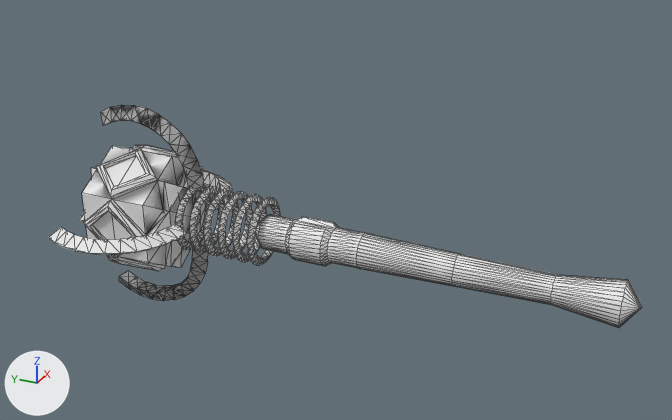
The Blender file devsrc/blender_files/jdeivid/ruina/v1/healing_staff_v1.blend as it was, and as the next commit left it.
Rendered twice from a 50 mm lens placed at (-49.4, -18.7, 27.2), pointed at (0.8, 3.9, 2.1). The axes (+X, +Y, +Z) are drawn at lower left. The lights are the same throughout. The older version comes first. Mesh edges are drawn as thin lines. Materials are left out; every surface is plain grey.

Before the edit, the objects in view are built like this:
```python
me_healing_staff_1 = bpy.data.meshes.new('healing_staff_1')
me_healing_staff_1.from_pydata(...)  # 661 vertices, 1379 faces, 6 loose edges; spans x -0.5..7.5, y -15.6..21.4, z -7.5..7.5
# faces by material slot: [100, 361, 918]
me_healing_staff_1.materials.append(mat_painted_wood_01)
me_healing_staff_1.materials.append(mat_c_frying_pan_gold)
me_healing_staff_1.materials.append(mat_blue)
ob_healing_staff_1 = bpy.data.objects.new('healing_staff_1', me_healing_staff_1)
ob_healing_staff_1.location = (0.0, 0.0, 0.0)
_m = ob_healing_staff_1.modifiers.new('Mirror', 'MIRROR')
```
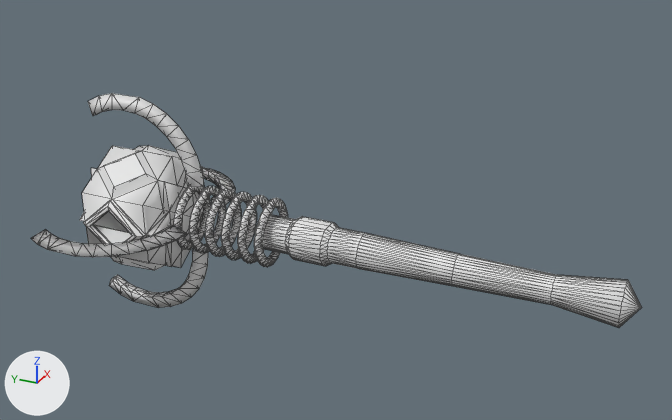
What differs and where, as boxes (x1, y1, x2, y2) in the pictures (672 x 420 px):
'healing_staff_1', reshaped, modifiers changed: before (49, 105, 642, 328); after (31, 93, 642, 328)
part 1 of me_healing_staff_1, rebuilt: before (204, 189, 239, 256); after (205, 189, 241, 257)
part 2 of me_healing_staff_1, rebuilt: before (175, 186, 211, 250); after (174, 186, 211, 250)
part 3 of me_healing_staff_1, rebuilt: before (101, 105, 204, 189); after (88, 93, 208, 308)
part 4 of me_healing_staff_1, added: after (31, 167, 235, 257)
part 5 of me_healing_staff_1, added: after (221, 192, 257, 260)
part 6 of me_healing_staff_1, added: after (238, 195, 272, 263)
part 7 of me_healing_staff_1, deleted: before (119, 249, 208, 301)
part 8 of me_healing_staff_1, reshaped: before (49, 145, 641, 328); after (153, 192, 336, 267)

What the commit changed:
me_healing_staff_1 is used by ob_healing_staff_1; location (0.0, 0.0, 0.0).
me_healing_staff_1 had 661 vertices, 1379 faces, 6 loose edges and spanned x -0.5..7.5, y -15.6..21.4, z -7.5..7.5.
me_healing_staff_1 now has 407 vertices, 640 faces, 3 loose edges and spans x -0.4..8.1, y -15.6..22.4, z 0.0..8.1.
me_healing_staff_1 part 1: the loose piece of 51 vertices spanning x 0.0..2.3, y 11.8..12.4, z -2.3..2.3 is rebuilt with 27 vertices and now spans x 0.0..2.4, y 11.6..12.3, z 0.0..2.4.
me_healing_staff_1 part 2: the loose piece of 51 vertices spanning x 0.0..2.3, y 14.0..14.6, z -2.3..2.3 is rebuilt with 27 vertices and now spans x 0.0..2.4, y 14.1..14.7, z 0.0..2.4.
me_healing_staff_1 part 3: the loose piece of 36 vertices spanning x -0.5..0.5, y 13.3..21.4, z 2.3..7.5 is rebuilt with 35 vertices and now spans x -0.4..0.0, y 13.3..22.4, z 2.4..8.1.
me_healing_staff_1 part 4: a new loose piece of 35 vertices spanning x 2.4..8.1, y 13.3..22.4, z 0.0..0.4.
me_healing_staff_1 part 5: a new loose piece of 27 vertices spanning x 0.0..2.4, y 10.4..11.0, z 0.0..2.4.
me_healing_staff_1 part 6: a new loose piece of 27 vertices spanning x 0.0..2.4, y 9.2..9.8, z 0.0..2.4.
me_healing_staff_1 part 7: the loose piece of 36 vertices spanning x -0.5..0.5, y 13.3..21.4, z -7.5..-2.3 is deleted.
me_healing_staff_1 part 8: 18 vertices moved from x 0.0..2.4, y 12.9..13.5, z 0.0..2.3 to x 0.0..2.4, y 12.9..13.5, z 0.0..2.4; 328 vertices removed from x -0.1..7.5, y -14.6..21.4, z -4.5..4.5; 70 vertices added at x 0.0..8.1, y 4.0..22.4, z 0.0..2.4.
me_healing_staff_1 part 9: the surface is now shaded smooth.
Object 'healing_staff_1' (ob_healing_staff_1) has a MIRROR modifier named 'Mirror'.
Modifier setting: use_axis = (True, False, True).
